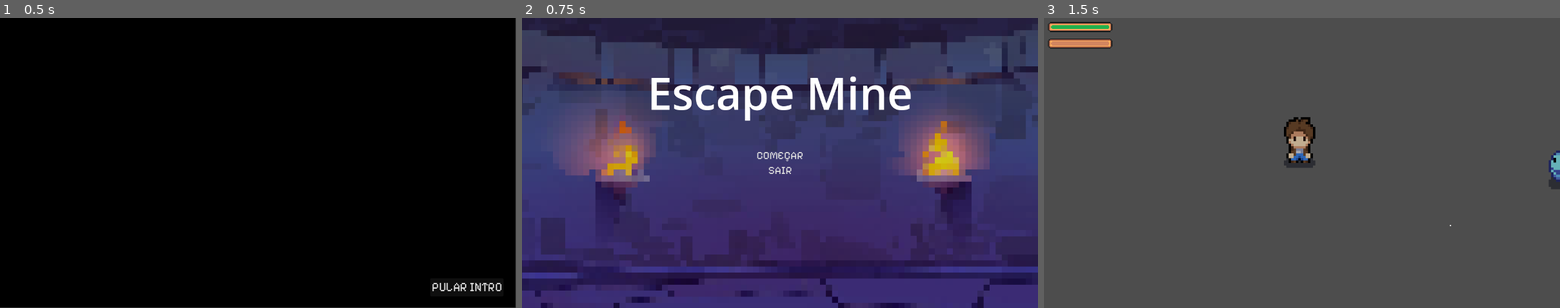
Above: before the commit, frames 1-3 (left to right).
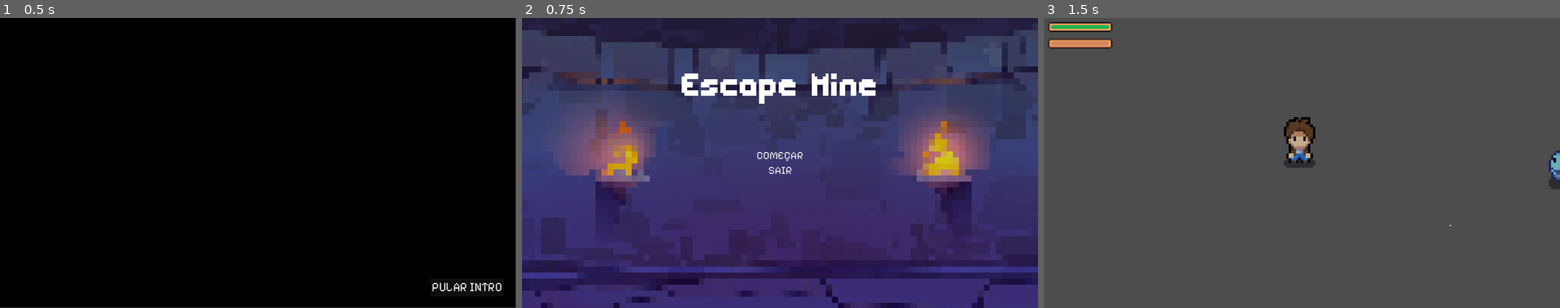
Above: after the commit, the same moments.

Repository: BellaFGS/EscapeMine
Game: Godot game, scene res://telas/intro_video.tscn
Two runs of this game, one before a commit and one after it. Both use one fixed random seed, a clock stepped at 60 frames per second and the inputs below. Video files are missing from this copy of the repository; at most half a second of black plays in their place.
Inputs:
- Up to frame 1 (0.5 s): no input
- Up to frame 2 (0.75 s): click "PULAR INTRO" at 0.5 s
- Up to frame 3 (1.5 s): click "COMEÇAR" at 1.25 s

Frame 1 is identical in both runs. In frame 2, 3.0% of the frame differs, in the area x 25-76%, y 19-36%; in frame 3, nothing differs.

Commit message:
Merge thomas -> featEpico#1

Diff:
--- a/escape-mine/scripts/tela_pause.gd
+++ b/escape-mine/scripts/tela_pause.gd
@@ -1,5 +1,4 @@
 extends CanvasLayer
-
 
 # Called when the node enters the scene tree for the first time.
 func _ready() -> void:
@@ -9,10 +8,10 @@
 func _process(delta: float) -> void:
 	pass
 
-func _unhandled_input(event) -> void:
+func _input(event):
 	if event.is_action_pressed("ui_cancel"):
-		visible = true
-		get_tree().paused = true
+		visible = !visible
+		get_tree().paused = visible
 
 # voltar ao world one e adicionar uma corrente e adicionar a tela_pause
 func _on_btn_retomar_pressed() -> void:
--- a/escape-mine/telas/hud.tscn
+++ b/escape-mine/telas/hud.tscn
@@ -2,9 +2,9 @@
 
 [ext_resource type="Script" uid="uid://cg7mvalaq3yci" path="res://scripts/HudManager.gd" id="1_x568p"]
 [ext_resource type="FontFile" uid="uid://cbi0bu6cyx80o" path="res://telas/Temas/PixelifySans-VariableFont_wght.ttf" id="2_ho806"]
-[ext_resource type="Script" path="res://telas/barra_dano_textura.gd" id="3_am62c"]
+[ext_resource type="Script" uid="uid://b43y6glha8yvq" path="res://scripts/barra_dano_textura.gd" id="3_am62c"]
 [ext_resource type="Texture2D" uid="uid://caragfwj1jahx" path="res://sprites/Bars/healthbarUnder.png" id="3_tiyv1"]
-[ext_resource type="Script" path="res://telas/barra_vida_textura.gd" id="4_logno"]
+[ext_resource type="Script" uid="uid://d2kdrmtoefi07" path="res://scripts/barra_vida_textura.gd" id="4_logno"]
 [ext_resource type="Texture2D" uid="uid://kkpnlavv23uq" path="res://sprites/Bars/healthbarProgress.png" id="4_prpkp"]
 [ext_resource type="Texture2D" uid="uid://dabo2gmr6qfu" path="res://sprites/Bars/damagebarProgress.png" id="4_q0dk2"]
 
--- a/escape-mine/telas/tela_inicial.tscn
+++ b/escape-mine/telas/tela_inicial.tscn
@@ -3,7 +3,7 @@
 [ext_resource type="Script" uid="uid://d2wfv4xd1rnd3" path="res://scripts/tela_inicial.gd" id="1_6hiqg"]
 [ext_resource type="Theme" uid="uid://b31pt65ykruq8" path="res://telas/Temas/new_theme.tres" id="1_xs8lk"]
 [ext_resource type="Texture2D" uid="uid://deaqmoxihdbuo" path="res://sprites/artes/FundoJogo.png" id="2_5sd8u"]
-[ext_resource type="FontFile" uid="uid://s1ji84wvit06" path="res://telas/CutePixel.ttf" id="4_5bdny"]
+[ext_resource type="FontFile" uid="uid://cyyjq5h0cbep8" path="res://telas/Temas/CutePixel.ttf" id="4_5bdny"]
 
 [node name="Tela_Inicial" type="CanvasLayer" unique_id=1788756212]
 script = ExtResource("1_6hiqg")
--- a/escape-mine/telas/tela_morte.tscn
+++ b/escape-mine/telas/tela_morte.tscn
@@ -2,7 +2,7 @@
 
 [ext_resource type="Script" uid="uid://bckj1qecdis5a" path="res://scripts/tela_morte.gd" id="1_hsgcq"]
 [ext_resource type="Theme" uid="uid://b31pt65ykruq8" path="res://telas/Temas/new_theme.tres" id="2_hsgcq"]
-[ext_resource type="FontFile" uid="uid://s1ji84wvit06" path="res://telas/CutePixel.ttf" id="3_hsgcq"]
+[ext_resource type="FontFile" uid="uid://cyyjq5h0cbep8" path="res://telas/Temas/CutePixel.ttf" id="3_hsgcq"]
 
 [node name="Tela_Morte" type="CanvasLayer" unique_id=1788756212]
 process_mode = 3
--- a/escape-mine/telas/tela_pause.tscn
+++ b/escape-mine/telas/tela_pause.tscn
@@ -18,6 +18,7 @@
 color = Color(0, 0, 0, 0.61960787)
 
 [node name="Menu" type="VBoxContainer" parent="." unique_id=99307723]
+process_mode = 3
 anchors_preset = 14
 anchor_top = 0.5
 anchor_right = 1.0
@@ -30,11 +31,13 @@
 grow_vertical = 2
 
 [node name="btn_retomar" type="Button" parent="Menu" unique_id=1757579034]
+process_mode = 3
 layout_mode = 2
 theme = ExtResource("1_2qjsy")
 text = "RETOMAR"
 
 [node name="btn_sair" type="Button" parent="Menu" unique_id=848326941]
+process_mode = 3
 layout_mode = 2
 theme = ExtResource("1_2qjsy")
 text = "SAIR"
Renamed: escape-mine/telas/barra_dano_textura.gd -> escape-mine/scripts/barra_dano_textura.gd
Renamed: escape-mine/telas/barra_dano_textura.gd.uid -> escape-mine/scripts/barra_dano_textura.gd.uid
Renamed: escape-mine/telas/barra_vida_textura.gd -> escape-mine/scripts/barra_vida_textura.gd
Renamed: escape-mine/telas/barra_vida_textura.gd.uid -> escape-mine/scripts/barra_vida_textura.gd.uid
Not shown, changed: escape-mine/sounds/sons_gameplay/Explosao.mp3.import
Not shown, changed: escape-mine/sounds/sons_gameplay/causa_dano.wav.import
Not shown, changed: escape-mine/sounds/sons_gameplay/dano.mp3.import
Not shown, changed: escape-mine/sounds/sons_gameplay/morte.mp3.import
Not shown, changed: escape-mine/sounds/sons_gameplay/musica_de_fundo.mp3.import
Not shown, changed: escape-mine/sounds/sons_gameplay/stone.mp3.import
Not shown, changed: escape-mine/sounds/sons_gameplay/vitoria.mp3.import
